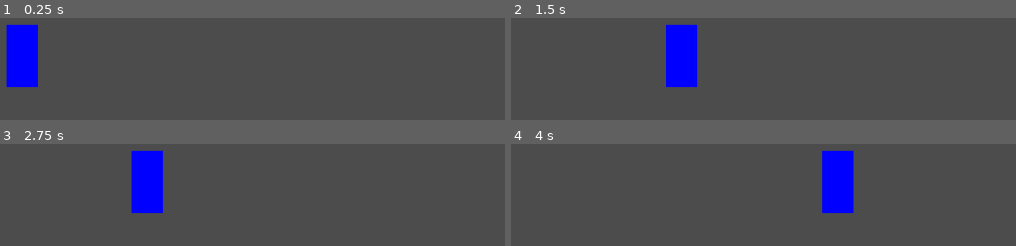
Above: before the commit, frames 1-4 (two rows, left to right).
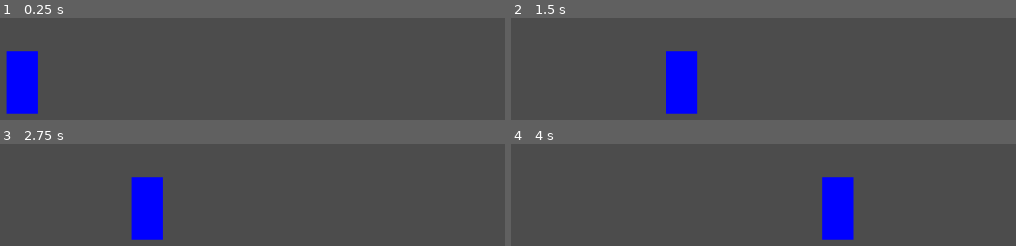
Above: after the commit, the same moments.

Repository: PistolRcks/flfa-project
Game: Godot game, scene res://level/basic_arena/TestingArena.tscn
Two runs of this game, one before a commit and one after it. Both use one fixed random seed, a clock stepped at 60 frames per second and the inputs below.
Inputs:
- Up to frame 1 (0.25 s): no input
- Up to frame 2 (1.5 s): tap Enter at 0.5 s; hold J (attack_a) 0.53-1.28 s; hold D (right) from 0.53 s (still down); tap W (up) at 0.77 s; tap K (attack_b) at 1.35 s
- Up to frame 3 (2.75 s): tap W (up) at 1.52 s; release D (right) at 2.03 s; hold A (left) from 2.03 s (still down); hold J (attack_a) from 2.03 s (still down)
- Up to frame 4 (4 s): release A (left) at 2.78 s; release J (attack_a) at 2.78 s; hold D (right) from 2.78 s (still down); tap K (attack_b) at 2.85 s; tap W (up) at 3.02, 3.77 s; hold J (attack_a) from 3.53 s (still down)

The runs differ from the first frame. In frame 1, 3.4% of the frame differs, in the area x 1-8%, y 5-95%; in frame 2, 3.4%; in frame 3, 3.4%; in frame 4, 3.4%.

Commit message:
Back to move_and_slide, add gravity

Diff:
--- a/player/Player.gd
+++ b/player/Player.gd
@@ -19,6 +19,8 @@
 ]
 onready var combo_controller = $ComboController
 
+const GRAVITY = 200		# Speed of gravity (in pixels/sec); always at max
+
 ## Hitboxes ##
 onready var hitbox_scene = load("res://util/hitbox/Hitbox.tscn")
 var hitboxes = []
@@ -31,7 +33,6 @@
 export var max_health = 100				# The maximum health of the character
 var current_health
 export var move_speed = 100				# The speed of movement (in pixels/sec)
-
 
 func _ready():
 	current_health = max_health + 0		# Duplicate but not
@@ -47,12 +48,16 @@
 	if left and right:
 		pass
 	elif left:
-		momentum -= Vector2(move_speed * delta, 0)
+		momentum -= Vector2(move_speed, 0)
 	elif right:
-		momentum += Vector2(move_speed * delta, 0)
+		momentum += Vector2(move_speed, 0)
+
+	# Apply gravity while not on floor
+	if not is_on_floor():
+		momentum += Vector2(0, GRAVITY)
 
 	# Apply momentum
-	move_and_collide(momentum)
+	move_and_slide(momentum)
 
 """ Creates a new Hitbox.
 
